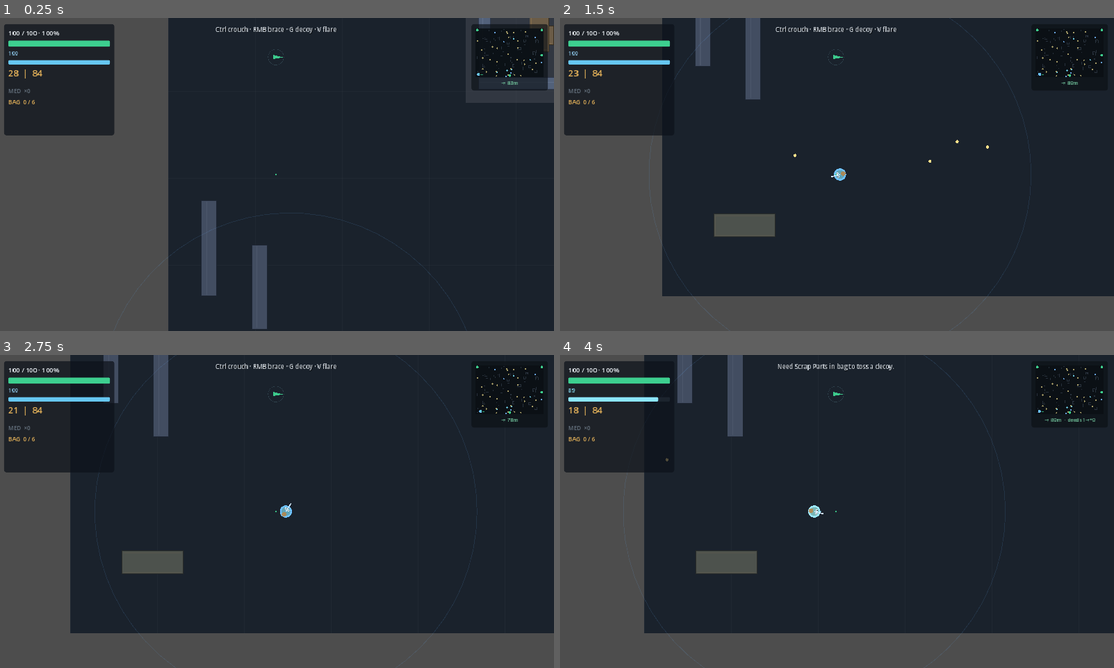
Above: before the commit, frames 1-4 (two rows, left to right).
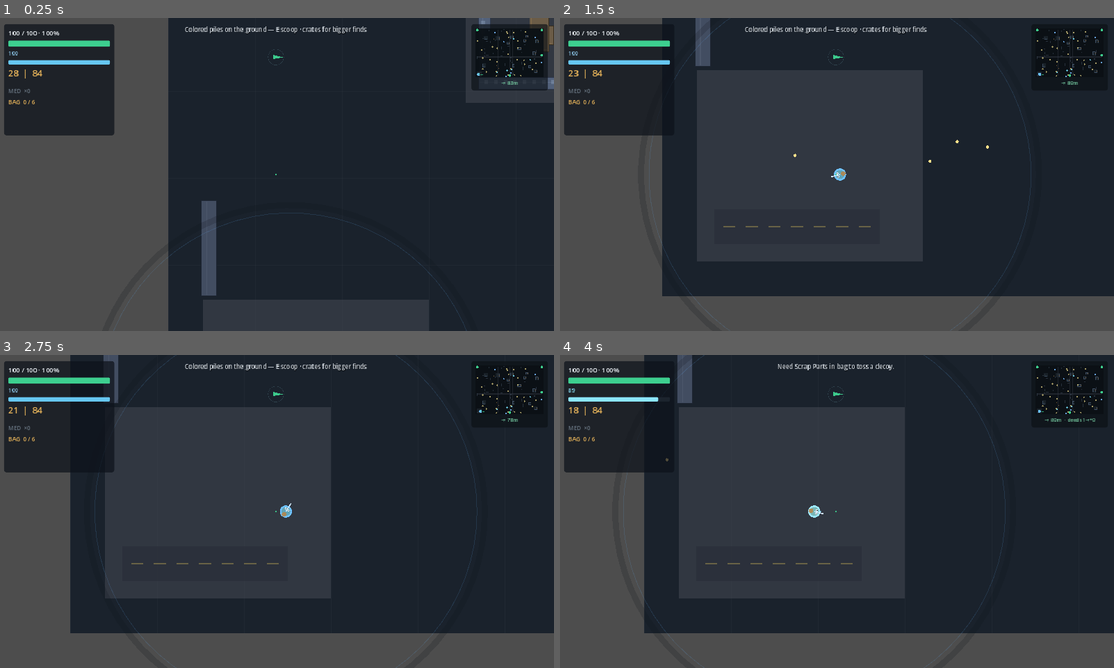
Above: after the commit, the same moments.

Repository: VerfiyNull/exfac
Game: Godot game, scene res://scenes/raid.tscn
Same seed, same stepped clock (60 frames per second), same inputs: the game is played once before the commit and once after it. This scene is started directly instead of the project's main scene.
Inputs (mouse positions are in pixels of both pictures, inside the frame that each line leads up to):
- Up to frame 1 (0.25 s): no input
- Up to frame 2 (1.5 s): tap Enter (start_raid) at 0.5 s; move the mouse to (958, 158) at 0.52 s; press the mouse at (958, 158) at 0.53 s; hold D (move_right) 0.53-1.25 s; tap Shift (sprint) at 0.8 s; release the mouse at (958, 158) at 1.25 s; drag from (726, 190) to (809, 237) at 1.27 s
- Up to frame 3 (2.75 s): move the mouse to (332, 442) at 2.02 s; hold D (move_right) from 2.03 s (still down); hold Right mouse button (aim_brace) from 2.03 s (still down); tap Shift (sprint) at 2.3 s
- Up to frame 4 (4 s): release D (move_right) at 2.75 s; release Right mouse button (aim_brace) at 2.75 s; drag from (809, 574) to (670, 464) at 2.77 s; move the mouse to (1003, 558) at 3.52 s; hold A (move_left) from 3.53 s (still down); hold Shift (sprint) from 3.53 s (still down); tap G (distract) at 3.6 s

The runs differ from the first frame. In frame 1, 1.1% of the frame differs, in the area x 30-100%, y 0-100%; in frame 2, 1.9%; in frame 3, 1.9%, in the area x 17-98%, y 0-89%; in frame 4, 1.6%.

Commit message:
Polish the field with dusk, blood trails, and safer ingress.
Final map touches: clear drop-in pad, extract chevrons, loot reach cues, building windows, and a ground-loot teach tip.

Diff:
--- a/autoload/game_session.gd
+++ b/autoload/game_session.gd
@@ -8,7 +8,7 @@
 const SaveGame := preload("res://scripts/systems/save.gd")
 
 ## Bump when shipping a build players should be able to spot on the title screen.
-const APP_VERSION := "0.3.4"
+const APP_VERSION := "0.3.5"
 const RAID_HISTORY_MAX := 8
 
 var meta: Dictionary = {}
--- a/scenes/raid.gd
+++ b/scenes/raid.gd
@@ -90,6 +90,9 @@
 	if Items.count_in_stacks(world["inventory"], "intel") > 0 and GameSession.consume_teach("intel_pulse"):
 		world["message"] = "T  burn Signal Chip — brief hostile sweep"
 		world["message_ttl"] = 4.0
+	elif GameSession.consume_teach("ground_loot"):
+		world["message"] = "Colored piles on the ground — E scoop · crates for bigger finds"
+		world["message_ttl"] = 4.0
 	elif GameSession.consume_teach("stance"):
 		world["message"] = "Ctrl crouch · RMB brace · G decoy · V flare"
 		world["message_ttl"] = 3.8
@@ -378,50 +381,24 @@
 	var player: Dictionary = world["player"]
 	var obstacles: Array = world["obstacles"]
 
+	# Blood scent trail — only when you can see the drip.
+	for drop in world.get("blood_trail", []):
+		var bp: Vector2 = drop["pos"]
+		if bool(player["alive"]) and not RaidSim.can_see_actor(player, bp, obstacles):
+			continue
+		var life := clampf(float(drop.get("ttl", 0.0)) / maxf(0.1, RaidSim.BLOOD_TRAIL_TTL), 0.15, 1.0)
+		draw_circle(bp, 3.5 + life * 2.0, Color(0.55, 0.08, 0.1, 0.35 * life))
+		draw_circle(bp + Vector2(2, -1), 2.0, Color(0.7, 0.12, 0.14, 0.45 * life))
+
 	# Vision ring — match fog (dusk/wound shrink vision_range).
 	if bool(player["alive"]):
 		var vision_r := float(player.get("vision_range", RaidSim.VISION_RANGE))
-		draw_arc(player["pos"], vision_r, 0.0, TAU, 64, Color(0.4, 0.7, 1.0, 0.12), 1.5)
+		draw_arc(player["pos"], vision_r, 0.0, TAU, 72, Color(0.4, 0.7, 1.0, 0.14), 1.6)
+		# Soft outer fog rim so the cut feels like night, not a hard clip.
+		draw_arc(player["pos"], vision_r + 18.0, 0.0, TAU, 72, Color(0.05, 0.07, 0.1, 0.18), 14.0)
 
 	for z in world["extracts"]:
-		var zp: Vector2 = z["pos"]
-		var zr := float(z["radius"])
-		var is_active := bool(world.get("extract_alarm", false)) and int(world.get("active_extract_id", -1)) == int(z["id"])
-		var contest := int(world.get("extract_contest_count", 0))
-		var pressure := String(z.get("pressure", "contested"))
-		var fill := Color(0.24, 0.81, 0.56, 0.18)
-		var ring := Color("3ecf8e")
-		match pressure:
-			"hot":
-				fill = Color(0.78, 0.28, 0.28, 0.16)
-				ring = Color(0.85, 0.4, 0.4, 0.85)
-			"quiet":
-				fill = Color(0.35, 0.65, 0.82, 0.14)
-				ring = Color(0.5, 0.78, 0.92, 0.8)
-			_:
-				fill = Color(0.24, 0.81, 0.56, 0.18)
-				ring = Color("3ecf8e")
-		if is_active and contest > 0:
-			fill = Color(0.91, 0.33, 0.33, 0.22)
-			ring = Color("e85454")
-		elif is_active:
-			fill = Color(0.9, 0.7, 0.35, 0.2)
-			ring = Color("e6b35a")
-		draw_circle(zp, zr, fill)
-		draw_arc(zp, zr, 0.0, TAU, 48, ring, 2.5 if is_active else 2.0)
-		var pct := 0.0
-		if is_active:
-			pct = float(world.get("extract_progress_01", 0.0))
-		else:
-			pct = clampf(float(z["progress"]) / float(z["hold_seconds"]), 0.0, 1.0)
-		if pct > 0.0:
-			draw_arc(zp, zr - 6.0, -PI * 0.5, -PI * 0.5 + TAU * pct, 48, Color("9dffc8") if contest == 0 else Color("ffb0b0"), 5.0)
-		var label := pressure.to_upper()
-		if is_active and contest > 0:
-			label = "CONTESTED"
-		elif is_active:
-			label = "FLARED"
-		draw_string(ThemeDB.fallback_font, zp + Vector2(-34, 4), label, HORIZONTAL_ALIGNMENT_LEFT, -1, 12, ring)
+		_draw_extract_pad(z, player)
 
 	for c in world["crates"]:
 		var cp: Vector2 = c["pos"]
@@ -437,6 +414,10 @@
 				draw_rect(Rect2(cp.x - 8, cp.y - 6, 16, 12), Color(0.15, 0.17, 0.2, 0.7), false, 1.0)
 			continue
 		_draw_loot_container(c, cp)
+		# Soft reach pulse when you're close enough to E.
+		var reach := float(c.get("radius", 16.0)) + float(player.get("radius", 14.0)) + 18.0
+		if bool(player["alive"]) and player["pos"].distance_to(cp) <= reach:
+			draw_arc(cp, 16.0, 0.0, TAU, 28, Color(1, 1, 1, 0.18), 1.2)
 		# Ransack progress on the active target.
 		if int(player.get("loot_target_id", -1)) == int(c["id"]) and float(player.get("loot_channel", 0.0)) > 0.0:
 			var max_c := maxf(0.2, float(player.get("loot_channel_max", 1.0)))
@@ -554,7 +535,63 @@
 		col.a = alpha
 		draw_string(ThemeDB.fallback_font, f["pos"], String(f["text"]), HORIZONTAL_ALIGNMENT_LEFT, -1, 14, col)
 
+	# Field dusk wash — late raids cool and darken without hiding the HUD.
+	var dusk_draw := float(world.get("dusk_01", 0.0))
+	if dusk_draw > 0.02:
+		var wash := Color(0.08, 0.06, 0.12, 0.12 + dusk_draw * 0.28)
+		draw_rect(Rect2(0, 0, world["width"], world["height"]), wash)
+
 	draw_set_transform(Vector2.ZERO, 0.0, Vector2.ONE)
+
+
+func _draw_extract_pad(z: Dictionary, player: Dictionary) -> void:
+	var zp: Vector2 = z["pos"]
+	var zr := float(z["radius"])
+	var is_active := bool(world.get("extract_alarm", false)) and int(world.get("active_extract_id", -1)) == int(z["id"])
+	var contest := int(world.get("extract_contest_count", 0))
+	var pressure := String(z.get("pressure", "contested"))
+	var fill := Color(0.24, 0.81, 0.56, 0.18)
+	var ring := Color("3ecf8e")
+	match pressure:
+		"hot":
+			fill = Color(0.78, 0.28, 0.28, 0.16)
+			ring = Color(0.85, 0.4, 0.4, 0.85)
+		"quiet":
+			fill = Color(0.35, 0.65, 0.82, 0.14)
+			ring = Color(0.5, 0.78, 0.92, 0.8)
+		_:
+			fill = Color(0.24, 0.81, 0.56, 0.18)
+			ring = Color("3ecf8e")
+	if is_active and contest > 0:
+		fill = Color(0.91, 0.33, 0.33, 0.22)
+		ring = Color("e85454")
+	elif is_active:
+		fill = Color(0.9, 0.7, 0.35, 0.2)
+		ring = Color("e6b35a")
+	draw_circle(zp, zr, fill)
+	draw_arc(zp, zr, 0.0, TAU, 48, ring, 2.5 if is_active else 2.0)
+	# Landing chevrons — pad reads as a lift, not a plain disc.
+	for i in 4:
+		var a := float(i) * TAU * 0.25 + float(world.get("time_alive", 0.0)) * (0.4 if is_active else 0.0)
+		var outer := zp + Vector2(cos(a), sin(a)) * (zr - 10.0)
+		var inner := zp + Vector2(cos(a), sin(a)) * (zr - 22.0)
+		draw_line(outer, inner, Color(ring.r, ring.g, ring.b, 0.55), 2.0)
+	var pct := 0.0
+	if is_active:
+		pct = float(world.get("extract_progress_01", 0.0))
+	else:
+		pct = clampf(float(z["progress"]) / float(z["hold_seconds"]), 0.0, 1.0)
+	if pct > 0.0:
+		draw_arc(zp, zr - 6.0, -PI * 0.5, -PI * 0.5 + TAU * pct, 48, Color("9dffc8") if contest == 0 else Color("ffb0b0"), 5.0)
+	var label := pressure.to_upper()
+	if is_active and contest > 0:
+		label = "CONTESTED"
+	elif is_active:
+		label = "FLARED"
+	draw_string(ThemeDB.fallback_font, zp + Vector2(-34, 4), label, HORIZONTAL_ALIGNMENT_LEFT, -1, 12, ring)
+	# Soft proximity wash when you're on the apron.
+	if bool(player.get("alive", false)) and player["pos"].distance_to(zp) <= zr + 40.0:
+		draw_arc(zp, zr + 8.0, 0.0, TAU, 40, Color(ring.r, ring.g, ring.b, 0.2), 2.0)
 
 
 func _draw_decal(d: Dictionary) -> void:
@@ -633,6 +670,17 @@
 		draw_line(r.position + Vector2(r.size.x * 0.35, 3), r.position + Vector2(r.size.x * 0.35, r.size.y - 3), accent, 2.0)
 	else:
 		draw_line(r.position + Vector2(3, r.size.y * 0.4), r.position + Vector2(r.size.x - 3, r.size.y * 0.4), accent, 2.0)
+	# Building windows — tiny lit slits so compounds feel inhabited.
+	if style == "building" and r.size.x >= 80.0 and r.size.y <= 40.0:
+		var wx := r.position.x + 14.0
+		while wx < r.end.x - 14.0:
+			draw_rect(Rect2(wx, r.position.y + 6.0, 8.0, 10.0), Color(0.75, 0.85, 0.95, 0.22))
+			wx += 22.0
+	elif style == "building" and r.size.y >= 80.0 and r.size.x <= 40.0:
+		var wy := r.position.y + 14.0
+		while wy < r.end.y - 14.0:
+			draw_rect(Rect2(r.position.x + 6.0, wy, 10.0, 8.0), Color(0.75, 0.85, 0.95, 0.22))
+			wy += 22.0
 
 
 func _draw_loot_container(c: Dictionary, cp: Vector2) -> void:
@@ -727,10 +775,22 @@
 	minimap.draw_rect(Rect2(Vector2.ZERO, minimap.size), Color(0.04, 0.06, 0.08, 0.9))
 	var sx := w / float(world["width"])
 	var sy := h / float(world["height"])
+	# Road / pad washes first so the compound skeleton reads.
+	for d in world.get("decals", []):
+		var style := String(d.get("style", ""))
+		if style != "road" and style != "pad":
+			continue
+		var dr := Rect2(float(d["x"]) * sx, float(d["y"]) * sy, maxf(1.0, float(d["w"]) * sx), maxf(1.0, float(d["h"]) * sy))
+		minimap.draw_rect(dr, Color(0.22, 0.24, 0.28, 0.45) if style == "road" else Color(0.2, 0.26, 0.3, 0.35))
 	# Faint obstacle blobs for orientation.
 	for o in world["obstacles"]:
 		var r := Rect2(float(o["x"]) * sx, float(o["y"]) * sy, maxf(1.0, float(o["w"]) * sx), maxf(1.0, float(o["h"]) * sy))
-		minimap.draw_rect(r, Color(0.25, 0.3, 0.36, 0.55))
+		var ocol := Color(0.25, 0.3, 0.36, 0.55)
+		if String(o.get("kind", "")) == "door":
+			ocol = Color(0.7, 0.5, 0.25, 0.7)
+		elif String(o.get("style", "")) == "building":
+			ocol = Color(0.32, 0.4, 0.5, 0.65)
+		minimap.draw_rect(r, ocol)
 	for z in world["extracts"]:
 		var zp: Vector2 = z["pos"]
 		var is_active := bool(world.get("extract_alarm", false)) and int(world.get("active_extract_id", -1)) == int(z["id"])
--- a/scripts/systems/raid.gd
+++ b/scripts/systems/raid.gd
@@ -350,7 +350,9 @@
 	world["obstacles"] = field["obstacles"]
 	world["decals"] = field["decals"]
 
-	world["player"] = _make_actor(world, "player", Vector2(280, MAP_H - 280), {
+	# SW ingress — keep the first steps clear of random rubble.
+	var spawn := _ingress_spawn(world["obstacles"])
+	world["player"] = _make_actor(world, "player", spawn, {
 		"hp": 100.0,
 		"max_hp": 100.0,
 		"speed": 175.0,
@@ -2085,11 +2087,34 @@
 		_push_float(world, player["pos"], "ARMOR CRACKED", Color("e6b35a"), 1.0)
 
 
+## SW drop-in pad — clear of solids so New Run never starts inside a wall.
+static func _ingress_spawn(obstacles: Array) -> Vector2:
+	var candidates: Array = [
+		Vector2(280, MAP_H - 280),
+		Vector2(360, MAP_H - 320),
+		Vector2(220, MAP_H - 360),
+		Vector2(420, MAP_H - 240),
+		Vector2(300, MAP_H - 200),
+	]
+	for p in candidates:
+		if _place_away_from(obstacles, p.x, p.y, 22.0):
+			return p
+	return _rand_clear_pos(obstacles, 22.0, 80.0)
+
+
 ## Procedural compound — buildings, rubble, props, plus paint-only ground decals.
 static func _build_field() -> Dictionary:
 	var obstacles: Array = []
 	var decals: Array = []
 	var door_id := -200
+
+	# Ingress apron — painted pad so the drop-in corner reads as a starting zone.
+	decals.append({
+		"x": 80.0, "y": MAP_H - 520.0, "w": 520.0, "h": 440.0, "style": "pad",
+	})
+	decals.append({
+		"x": 120.0, "y": MAP_H - 200.0, "w": 380.0, "h": 80.0, "style": "road",
+	})
 
 	# Soft ground washes so the field isn't one flat slab.
 	for _i in 18:
@@ -2132,6 +2157,9 @@
 		var bh := randf_range(180.0, 360.0)
 		hub.x = clampf(hub.x, 120.0, MAP_W - bw - 120.0)
 		hub.y = clampf(hub.y, 120.0, MAP_H - bh - 120.0)
+		# Keep SW ingress free of buildings.
+		if hub.x < 700.0 and hub.y > MAP_H - 700.0:
+			continue
 		decals.append({
 			"x": hub.x - 30.0, "y": hub.y - 30.0,
 			"w": bw + 60.0, "h": bh + 60.0,
@@ -2155,9 +2183,14 @@
 			style = "wall"
 		elif randf() < 0.35:
 			style = "prop"
+		var ox := randf_range(60.0, MAP_W - w - 60.0)
+		var oy := randf_range(60.0, MAP_H - h - 60.0)
+		# Don't clutter the drop-in apron.
+		if ox < 650.0 and oy > MAP_H - 650.0:
+			continue
 		obstacles.append({
-			"x": randf_range(60.0, MAP_W - w - 60.0),
-			"y": randf_range(60.0, MAP_H - h - 60.0),
+			"x": ox,
+			"y": oy,
 			"w": w,
 			"h": h,
 			"style": style,
Not shown, changed: PUSH_TO_GITHUB.md
Not shown, changed: README.md
